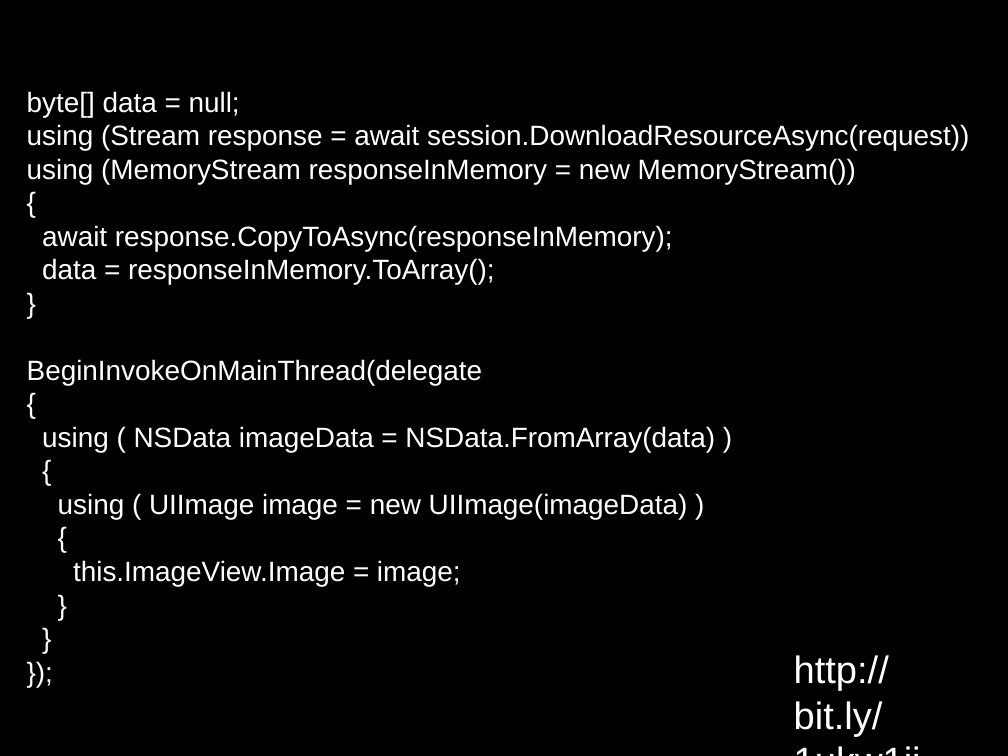
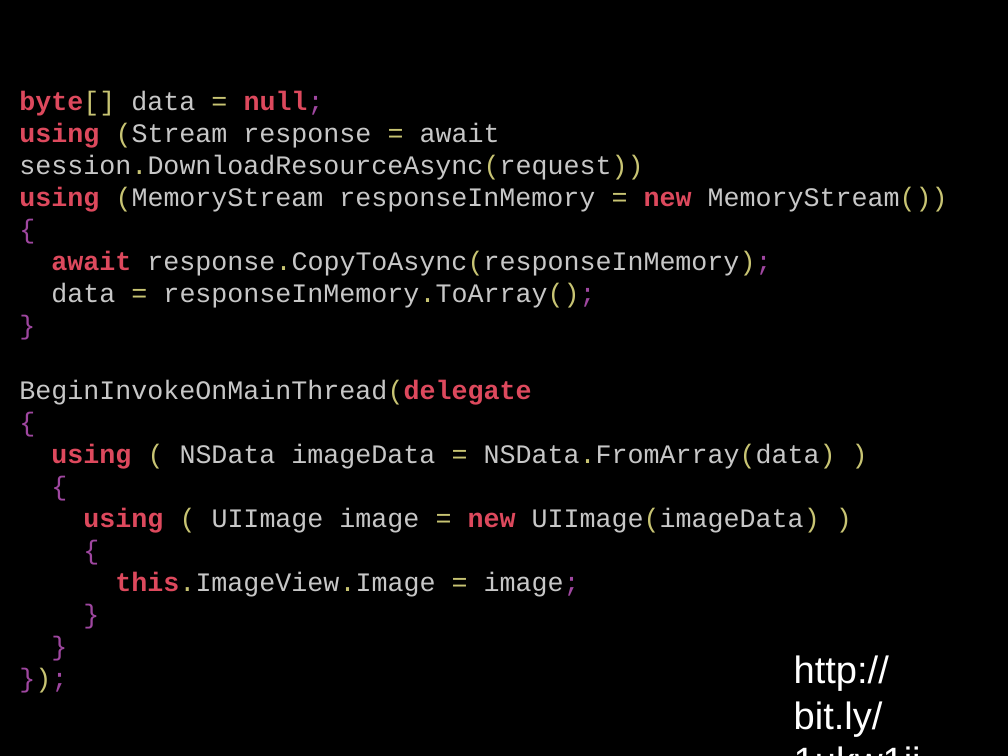
Before and after one commit to dodikk/xamarin-intro-slides, a slide deck: slide 39 of XamarinIntro.odp (slide 38 before the commit). Drawn at 1008x756 pixels with LibreOffice and Linux fonts; fonts in the diff are those of the drawing. Boxes give left, top, right and bottom in pixels: in the first picture for what was removed or moved away, otherwise in the second. Text is boxed around its words. In the diff, an @@ line names an element or a change of style, - is before the commit and + after.

```diff
--- a/XamarinIntro.odp
+++ b/XamarinIntro.odp
@@ text "byte[] data = null;" moved from (x1=27, y1=91, x2=969, y2=586) to (x1=19, y1=92, x2=948, y2=597) @@
@@ text "byte[] data = null;" at (x1=19, y1=92, x2=948, y2=597): size 22 to 21 pt, font Arial to Courier New; text colour #FFFFFF to #DD495D, bold on in "byte[] null;", "using", "using new", "await" and 4 more places; text colour #FFFFFF to #C8C473 in "byte[] =", "(Stream = session.DownloadResourceAsync(request))", "(MemoryStream = MemoryStream())", "response.CopyToAsync(responseInMemory);" and 6 more places; text colour #FFFFFF to #C7C7C7 in "data", "(Stream response await session.DownloadResourceAsync(request ...", "(MemoryStream responseInMemory MemoryStream())", "response.CopyToAsync(responseInMemory);" and 5 more places; text colour #FFFFFF to #9F47A0 in "null;", "{", "response.CopyToAsync(responseInMemory);", "responseInMemory.ToArray();" and 8 more places @@
```
Also in this commit, not shown: 5 other slides changed, 7 slides added, 2 slides removed.
